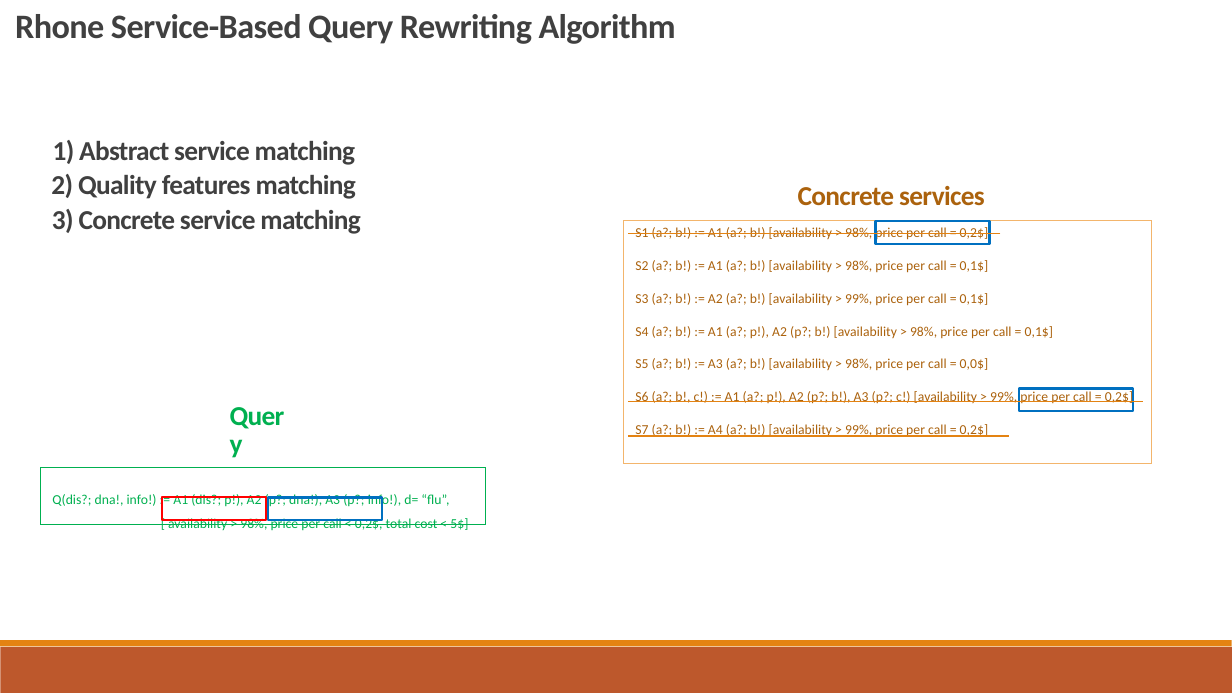
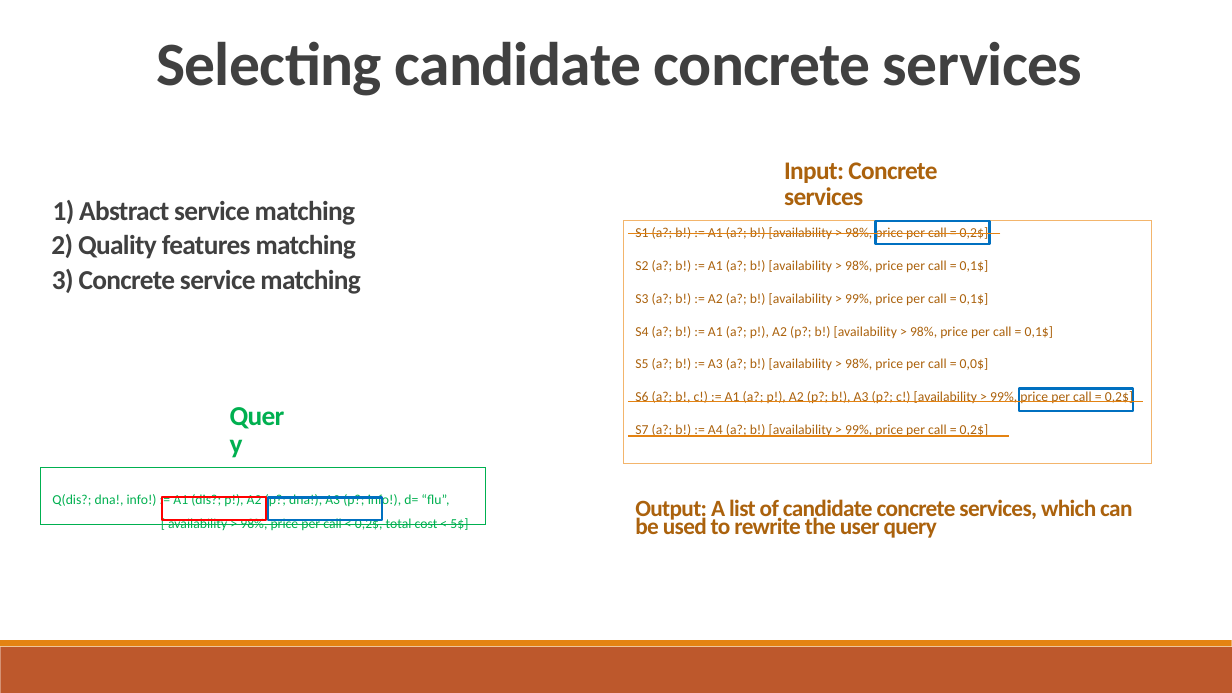
Before and after one commit to danielboni/DanielCarvalho-PhD, a slide deck: slide 18 of Presentations/ADBIS 2016/ADBIS-2016-Presentation.pptx. Drawn at 1232x693 pixels with LibreOffice and Linux fonts; fonts in the diff are those of the drawing. Boxes give left, top, right and bottom in pixels: in the first picture for what was removed or moved away, otherwise in the second. Text is boxed around its words. In the diff, an @@ line names an element or a change of style, - is before the commit and + after.

```diff
--- a/Presentations/ADBIS 2016/ADBIS-2016-Presentation.pptx
+++ b/Presentations/ADBIS 2016/ADBIS-2016-Presentation.pptx
@@ text removed at bbox=[15, 14, 676, 44] @@
-Rhone Service-Based Query Rewriting Algorithm
@@ text added at bbox=[156, 41, 1082, 96], 36 pt, text #404040, bold @@
+Selecting candidate concrete services
@@ text at bbox=[784, 162, 937, 205]: text changed; size 16 to 14.8 pt @@
-Concrete services
+Input: Concrete services
@@ 3 texts: place and size @@
-3 texts at bbox=[51, 140, 360, 234]
+3 texts at bbox=[51, 200, 360, 294]
@@ text added at bbox=[635, 499, 1132, 538], 13.6 pt, text #AB620D, bold @@
+Output: A list of candidate concrete services, which can be used to rewrite the user query
@@ page number added at bbox=[1053, 512, 1067, 516], 7.9 pt, text #FFFFFF @@
+18
```
Also in this commit, not shown: 5 other slides changed.
